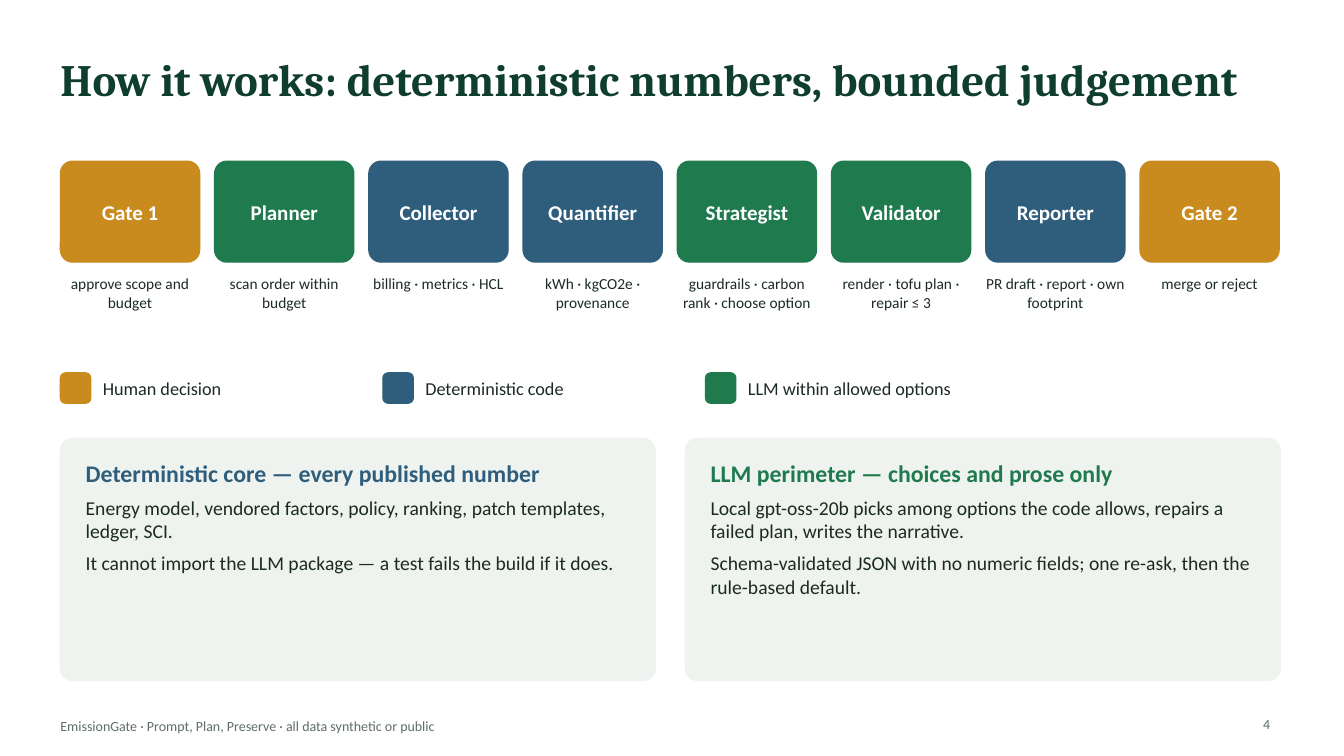
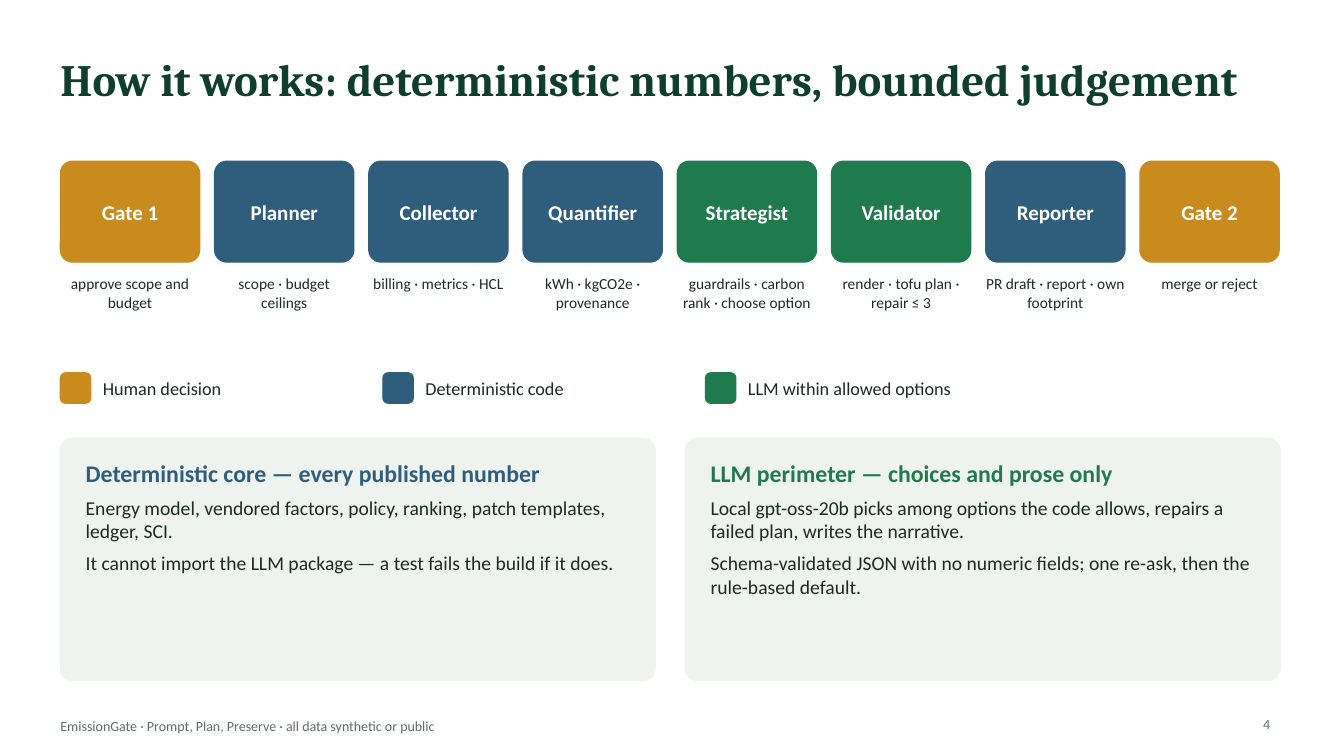
Before and after one commit to MohdJaved01/emissiongate, a slide deck: slide 4 of docs/EmissionGate-pitch.pptx. Drawn at 1344x756 pixels with LibreOffice and Linux fonts; fonts in the diff are those of the drawing. Boxes give left, top, right and bottom in pixels: in the first picture for what was removed or moved away, otherwise in the second. Text is boxed around its words. In the diff, an @@ line names an element or a change of style, - is before the commit and + after.

```diff
--- a/docs/EmissionGate-pitch.pptx
+++ b/docs/EmissionGate-pitch.pptx
@@ rounded rectangle at bbox=[215, 161, 354, 262]: fill #1F7A4D to #2F5D7C; outline #1F7A4D 1 pt to #2F5D7C 1 pt @@
@@ text at bbox=[238, 278, 330, 311]: text changed @@
-scan order within budget
+scope · budget ceilings
```
Also in this commit, not shown: 4 other slides changed, 10 other files.
